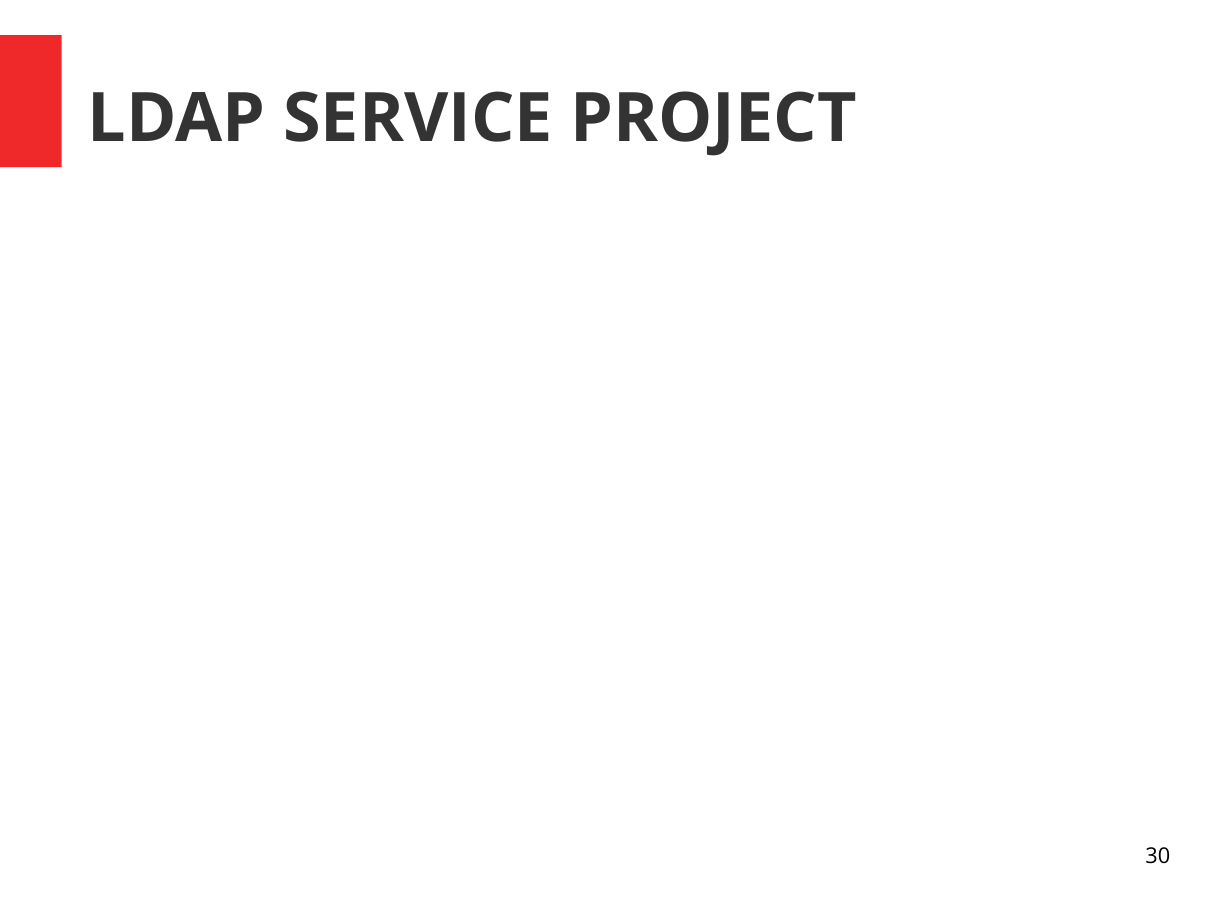
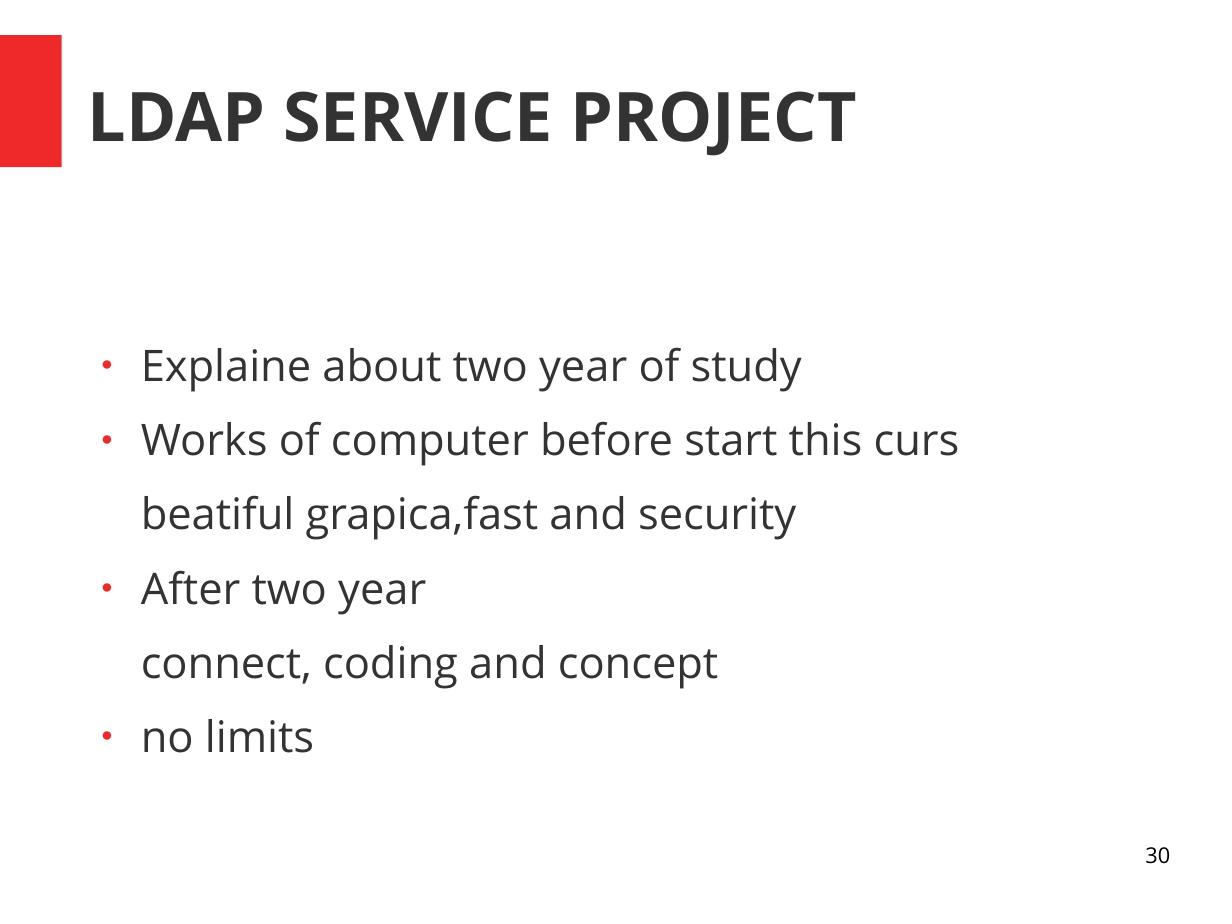
Before and after one commit to parveen1/project-parveen, a slide deck: slide 30 of project_parveen.odp. Drawn at 1232x924 pixels with LibreOffice and Linux fonts; fonts in the diff are those of the drawing. Boxes give left, top, right and bottom in pixels: in the first picture for what was removed or moved away, otherwise in the second. Text is boxed around its words. In the diff, an @@ line names an element or a change of style, - is before the commit and + after.

```diff
--- a/project_parveen.odp
+++ b/project_parveen.odp
@@ text added at bbox=[141, 347, 960, 753], 28 pt, text #333333 @@
+● Explaine about two year of study
+● Works of computer before start this curs
+beatiful grapica,fast and security
+● After two year
+connect, coding and concept
+● no limits
```
Also in this commit, not shown: 10 other slides changed, 3 other files.
